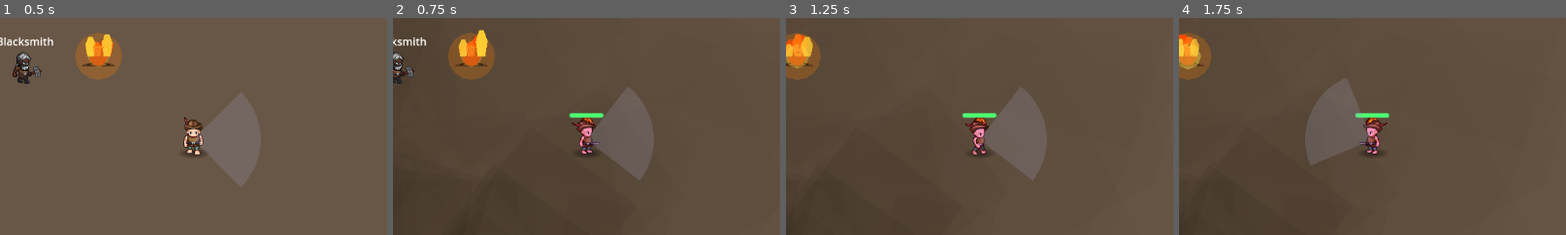
Above: before the commit, frames 1-4 (left to right).
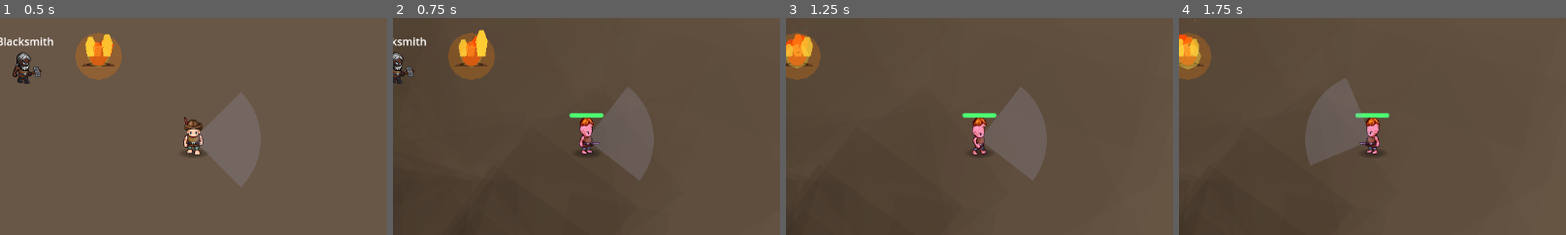
Above: after the commit, the same moments.

Repository: crimes86/godot-combat-game
Game: Godot game, scene res://main.tscn
Same seed, same stepped clock (60 frames per second), same inputs: the game is played once before the commit and once after it.
Inputs (mouse positions are % of the whole screen's width and height, from its top left):
- Up to frame 1 (0.5 s): no input
- Up to frame 2 (0.75 s): tap Enter at 0.5 s; move the mouse to (72, 45) at 0.52 s; hold D (move_right) from 0.53 s (still down); tap G at 0.6 s; click (72, 45) at 0.67 s
- Up to frame 3 (1.25 s): keep holding D (move_right)
- Up to frame 4 (1.75 s): release D (move_right) at 1.25 s; drag from (30, 55) to (26, 33) at 1.27 s
The pictures show only the part of the screen within x 25-75%, y 22-72%; the shares and areas given below are measured in that part.

Frame 1 is identical in both runs. In frame 2, 0.2% of the frame differs, in the area x 46-53%, y 46-53%; in frame 3, 0.2%, in the area x 46-53%, y 47-54%; in frame 4, 0.2%.

Commit message:
Remove hat from female character to show hair
Character customization update from playtesting feedback:

- Hat layer now only applies to male characters
- Female characters show hair instead of hat
- Updated all three animation types:
  - Walk animations (idle/movement)
  - Slash animations (combat)
  - Hurt animations (damage taken)

Gender differentiation is now more visible - males wear leather armor hat, females display hair with pink tint for visibility.

🤖 Generated with [Claude Code](https://claude.com/claude-code)

Co-Authored-By: Claude <noreply@anthropic.com>

Diff:
--- a/scripts/player/Player.gd
+++ b/scripts/player/Player.gd
@@ -1013,9 +1013,11 @@
 				print("   👕 Adding torso/armor layer")
 				walk_composite.blend_rect(torso_tex.get_image(), Rect2i(0, 0, 576, 256), Vector2i(0, 0))
 
-		if ResourceLoader.exists(HAT_WALK_PATH):
+		# Only apply hat for male characters (female shows hair instead)
+		if selected_gender == Gender.MALE and ResourceLoader.exists(HAT_WALK_PATH):
 			var hat_tex = ResourceLoader.load(HAT_WALK_PATH, "Texture2D")
 			if hat_tex:
+				print("   🎩 Adding hat layer (male only)")
 				walk_composite.blend_rect(hat_tex.get_image(), Rect2i(0, 0, 576, 256), Vector2i(0, 0))
 
 	# Load and composite SLASH sprites
@@ -1042,7 +1044,8 @@
 			var torso_tex = ResourceLoader.load(TORSO_SLASH_PATH, "Texture2D")
 			if torso_tex: slash_composite.blend_rect(torso_tex.get_image(), Rect2i(0, 0, 384, 256), Vector2i(0, 0))
 
-		if ResourceLoader.exists(HAT_SLASH_PATH):
+		# Only apply hat for male characters (female shows hair instead)
+		if selected_gender == Gender.MALE and ResourceLoader.exists(HAT_SLASH_PATH):
 			var hat_tex = ResourceLoader.load(HAT_SLASH_PATH, "Texture2D")
 			if hat_tex: slash_composite.blend_rect(hat_tex.get_image(), Rect2i(0, 0, 384, 256), Vector2i(0, 0))
 
@@ -1074,7 +1077,8 @@
 			var torso_tex = ResourceLoader.load(TORSO_HURT_PATH, "Texture2D")
 			if torso_tex: hurt_composite.blend_rect(torso_tex.get_image(), Rect2i(0, 0, 384, 64), Vector2i(0, 0))
 
-		if ResourceLoader.exists(HAT_HURT_PATH):
+		# Only apply hat for male characters (female shows hair instead)
+		if selected_gender == Gender.MALE and ResourceLoader.exists(HAT_HURT_PATH):
 			var hat_tex = ResourceLoader.load(HAT_HURT_PATH, "Texture2D")
 			if hat_tex: hurt_composite.blend_rect(hat_tex.get_image(), Rect2i(0, 0, 384, 64), Vector2i(0, 0))
 
